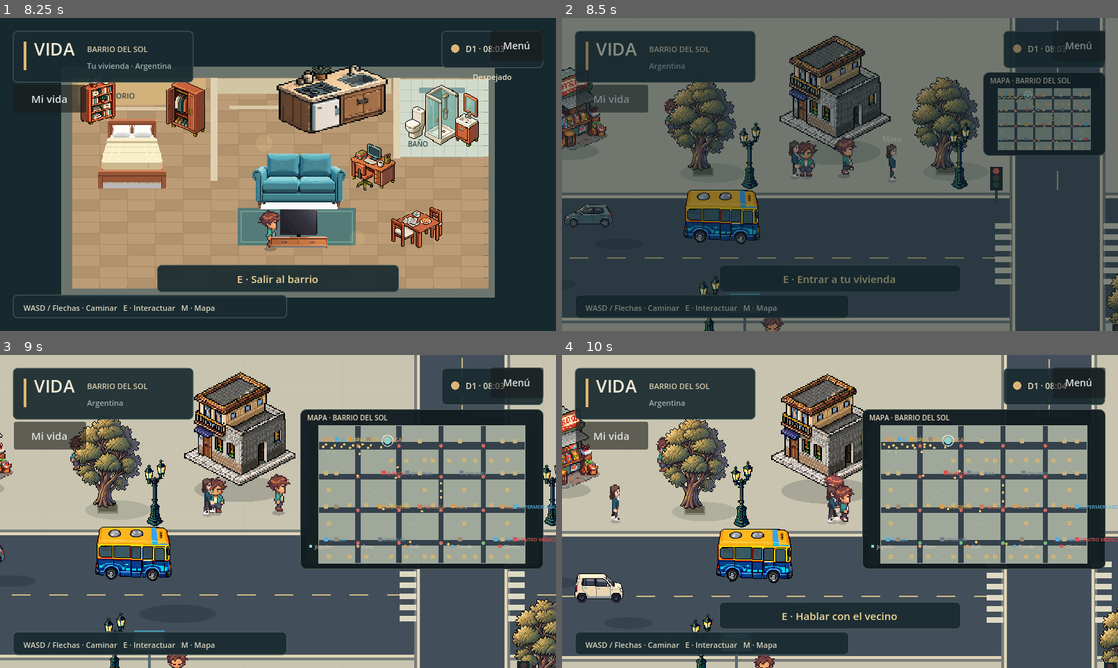
Above: before the commit, frames 1-4 (two rows, left to right).
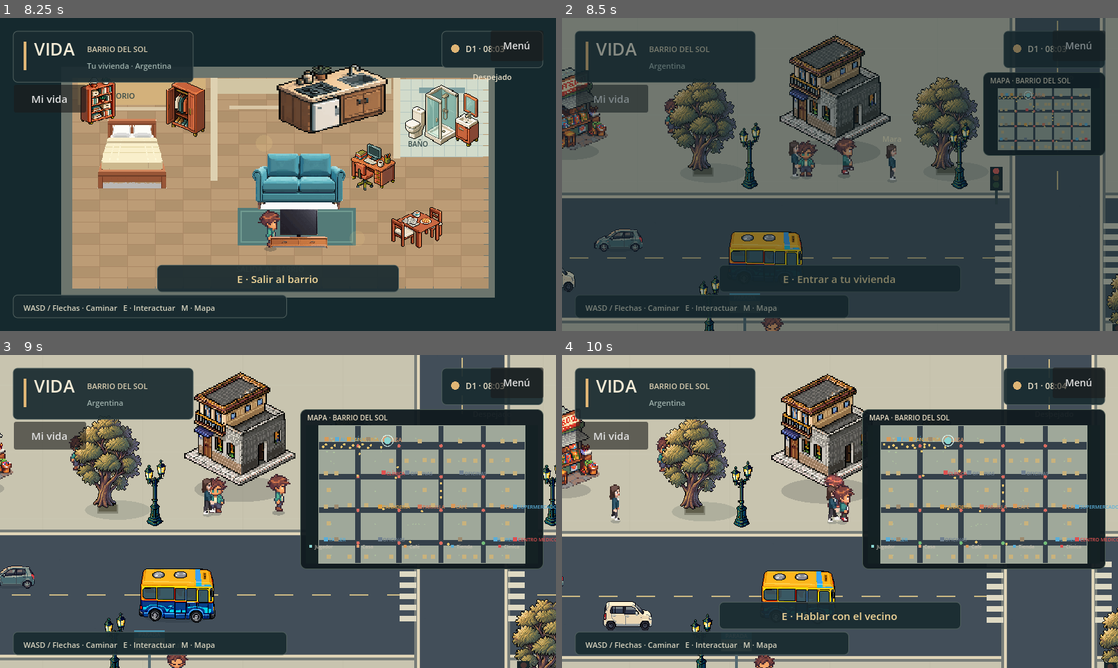
Above: after the commit, the same moments.

Repository: AgustinWojtyszyn/Life--simulador-de-vida
Game: Godot game, scene res://scenes/app.tscn
The game is run twice, just before and just after one commit, with the same random seed, the same clock (stepped at 60 frames per second) and the same inputs.
Inputs (mouse positions are in pixels of both pictures, inside the frame that each line leads up to):
- Up to frame 1 (8.25 s): click "Nueva vida" at 0.5 s; click "Comenzar mi vida" at 1.25 s; click "Mi vida" at 2 s; click "♫ Canción anterior" at 2.75 s; click "♫ Siguiente canción" at 3.5 s; click "Volver al barrio" at 4.25 s; click "Menú" at 5 s; tap Enter at 5.75 s; move the mouse to (400, 158) at 5.77 s; hold D (move_right) 5.78-6.5 s; tap E (interact) at 5.85 s; click (400, 158) at 5.92 s; click "Seguir jugando" at 6.5 s; drag from (166, 190) to (250, 237) at 7.27 s; tap Space at 8 s; move the mouse to (333, 105) at 8.02 s; hold D (move_right) from 8.03 s (still down); tap M at 8.1 s
- Up to frame 2 (8.5 s): keep holding D (move_right); tap E (interact) at 8.3 s
- Up to frame 3 (9 s): release D (move_right) at 8.75 s; drag from (483, 452) to (111, 464) at 8.77 s
- Up to frame 4 (10 s): move the mouse to (1006, 558) at 9.52 s; hold A (move_left) from 9.53 s (still down); tap E (interact) at 9.6 s

Frame 1 is identical in both runs. In frame 2, 3.2% of the frame differs, in the area x 0-44%, y 54-88%; in frame 3, 3.7%, in the area x 0-39%, y 54-86%; in frame 4, 3.7%.

Commit message:
fix: anchor directional traffic to its wheel plane

Diff:
--- a/scripts/city_vehicle.gd
+++ b/scripts/city_vehicle.gd
@@ -23,7 +23,6 @@
 var collider := CollisionShape2D.new()
 var facing_index := -1
 var motion_vector := Vector2.ZERO
-var body_height := 14.0
 var visual_scale := 1.0
 var braking := BRAKING
 var braking_sound_active := false
@@ -59,6 +58,7 @@
 	return facing
 
 static func has_directional_art(vehicle_model: String) -> bool:
+	vehicle_model = VehicleGrounding.art_model(vehicle_model)
 	for facing in DIRECTIONS:
 		if not ResourceLoader.exists("res://assets/vehicles/%s/%s.png" % [vehicle_model, facing]):
 			return false
@@ -73,8 +73,9 @@
 	add_child(sprite)
 	if has_directional_art(model):
 		for facing in DIRECTIONS:
-			var source := source_direction(model, facing)
-			var texture: Texture2D = load("res://assets/vehicles/%s/%s.png" % [model, source])
+			var family := VehicleGrounding.art_model(model)
+			var source := source_direction(family, facing)
+			var texture: Texture2D = load("res://assets/vehicles/%s/%s.png" % [family, source])
 			directional_art.append(texture)
 			art_bounds.append(texture.get_image().get_used_rect())
 	var driving := profile_for(model)
@@ -90,7 +91,6 @@
 	var shape := RectangleShape2D.new()
 	shape.size = Vector2(half_width * 2.0, 20)
 	collider.shape = shape
-	collider.position.y = -10
 	add_child(collider)
 	heading = 0.0 if direction > 0 else PI
 	if not route_points.is_empty():
@@ -98,6 +98,7 @@
 		progress = curve.get_closest_offset(position)
 		position = curve.sample_baked(progress)
 		heading = tangent(progress).angle()
+	collider.rotation = heading
 	update_art()
 
 func build_curve() -> void:
@@ -139,8 +140,9 @@
 			ahead = fposmod(ahead, route_length())
 		if ahead > 0 and absf(relative.cross(forward)) < 27.0:
 			# Increased minimum gap for better separation and progressive braking
-			var speed_factor: float = 1.0 + (current_speed / maxf(cruise_speed, 1.0)) * 0.5
-			var min_gap: float = (half_width + other.half_width + 30.0) * speed_factor
+			# Braking distance is already handled by safe_speed. A speed-dependent
+			# standstill gap makes the target move while braking and causes creep.
+			var min_gap: float = half_width + other.half_width + 30.0
 			gap = minf(gap, ahead - min_gap)
 	var pedestrians: Array[Node] = get_tree().get_nodes_in_group("city_residents")
 	if is_instance_valid(player):
@@ -148,7 +150,7 @@
 	for pedestrian in pedestrians:
 		if not pedestrian.is_visible_in_tree():
 			continue
-		var relative: Vector2 = pedestrian.position - (position - Vector2(0, 10))
+		var relative: Vector2 = pedestrian.position - position
 		var ahead := relative.dot(forward)
 		if ahead >= -half_width - 6.0 and absf(relative.cross(forward)) < 24.0:
 			gap = minf(gap, ahead - half_width - 20.0)
@@ -250,18 +252,15 @@
 		return
 	sprite.texture = directional_art[index]
 	sprite.flip_h = model == "suv" and DIRECTIONS[index] == "west"
-	sprite.region_enabled = true
-	sprite.region_rect = art_bounds[index]
-	sprite.scale = Vector2.ONE * visual_scale
-	# Keep the wheel contact point fixed while swapping directional PNGs.
-	# The offset centers the used-rect horizontally and anchors the bottom
-	# edge to the body so the car never appears to have a second car behind.
-	var bounds: Rect2 = art_bounds[index]
-	sprite.offset = Vector2(-bounds.position.x - bounds.size.x * 0.5, -bounds.size.y)
-	sprite.position = Vector2(0, -body_height)
+	VehicleGrounding.apply(sprite, model, index, art_bounds[index], visual_scale)
 
 func _draw() -> void:
-	var forward := forward_vector()
-	draw_set_transform(Vector2(1, -6), 0, Vector2(lerpf(0.42, 1.0, absf(forward.x)), lerpf(0.66, 0.24, absf(forward.x))))
-	draw_circle(Vector2.ZERO, half_width, Color(0.08, 0.13, 0.18, 0.26))
+	if facing_index < 0 or art_bounds.size() != 8: return
+	# Project the contact shadow from this frame, not the unprojected collider
+	# length: a north/south sprite is foreshortened by the authored camera.
+	var bounds := art_bounds[facing_index]
+	var ground_anchor := VehicleGrounding.anchor(model, facing_index, bounds)
+	var radii := Vector2(bounds.size.x * .42, bounds.size.y - ground_anchor.y) * visual_scale
+	draw_set_transform(Vector2.ZERO, 0, radii)
+	draw_circle(Vector2.ZERO, 1, Color(0.08, 0.13, 0.18, 0.20))
 	draw_set_transform(Vector2.ZERO)
--- /dev/null
+++ b/scripts/data/vehicle_grounding.gd
@@ -0,0 +1,36 @@
+class_name VehicleGrounding
+extends RefCounted
+
+# Ground-plane centre in the alpha-cropped frame, reviewed against wheel contacts.
+# E, SE, S, SW, W, NW, N, NE. PNG padding never enters this coordinate system.
+const ANCHORS := {
+	"compact": [Vector2(.5,.85), Vector2(.5,.70), Vector2(.5,.65), Vector2(.5,.70), Vector2(.5,.85), Vector2(.5,.70), Vector2(.5,.65), Vector2(.5,.70)],
+	"sedan": [Vector2(.5,.84), Vector2(.5,.70), Vector2(.5,.65), Vector2(.5,.70), Vector2(.5,.84), Vector2(.5,.70), Vector2(.5,.65), Vector2(.5,.70)],
+	"sports": [Vector2(.5,.83), Vector2(.5,.70), Vector2(.5,.65), Vector2(.5,.70), Vector2(.5,.83), Vector2(.5,.70), Vector2(.5,.65), Vector2(.5,.70)],
+	"van": [Vector2(.5,.89), Vector2(.5,.76), Vector2(.5,.69), Vector2(.5,.76), Vector2(.5,.89), Vector2(.5,.76), Vector2(.5,.69), Vector2(.5,.76)],
+	"colectivo": [Vector2(.5,.91), Vector2(.5,.79), Vector2(.5,.72), Vector2(.5,.79), Vector2(.5,.91), Vector2(.5,.79), Vector2(.5,.72), Vector2(.5,.79)],
+	"hatchback": [Vector2(.5,.88), Vector2(.5,.74), Vector2(.5,.67), Vector2(.5,.74), Vector2(.5,.88), Vector2(.5,.74), Vector2(.5,.67), Vector2(.5,.74)],
+	"pickup": [Vector2(.5,.87), Vector2(.5,.72), Vector2(.5,.65), Vector2(.5,.72), Vector2(.5,.87), Vector2(.5,.72), Vector2(.5,.65), Vector2(.5,.72)],
+	"suv": [Vector2(.5,.88), Vector2(.5,.74), Vector2(.5,.67), Vector2(.5,.74), Vector2(.5,.88), Vector2(.5,.74), Vector2(.5,.67), Vector2(.5,.74)],
+	"taxi": [Vector2(.5,.87), Vector2(.5,.72), Vector2(.5,.65), Vector2(.5,.72), Vector2(.5,.87), Vector2(.5,.72), Vector2(.5,.65), Vector2(.5,.72)],
+}
+
+static func art_model(model: String) -> String:
+	# Legacy classic frames contain multiple cars / repeated headings; truck is
+	# an incomplete atlas. Retain those assets, use complete art for moving bodies.
+	return {"classic": "sedan", "truck": "van"}.get(model, model)
+
+static func anchor(model: String, index: int, bounds: Rect2) -> Vector2:
+	var family := art_model(model)
+	assert(ANCHORS.has(family), "Vehicle needs reviewed ground anchors: " + model)
+	var normalized: Vector2 = ANCHORS[family][index]
+	assert(normalized.x >= .2 and normalized.x <= .8 and normalized.y >= .5 and normalized.y <= 1.0)
+	return normalized * bounds.size
+
+static func apply(sprite: Sprite2D, model: String, index: int, bounds: Rect2, scale_factor: float) -> void:
+	sprite.region_enabled = true
+	sprite.region_rect = bounds
+	sprite.centered = false
+	sprite.offset = -anchor(model, index, bounds)
+	sprite.position = Vector2.ZERO
+	sprite.scale = Vector2.ONE * scale_factor
--- /dev/null
+++ b/tests/vehicle_grounding_preview.gd
@@ -0,0 +1,56 @@
+extends SceneTree
+
+func _initialize() -> void:
+	call_deferred("run")
+func capture(path: String) -> void:
+	for frame in 4: await process_frame
+	await RenderingServer.frame_post_draw
+	root.get_texture().get_image().save_png(path)
+func run() -> void:
+	DirAccess.make_dir_recursive_absolute("res://build/grounding")
+	root.size = Vector2i(1280, 720)
+	var board := Node2D.new()
+	board.scale = Vector2.ONE * .625
+	root.add_child(board)
+	var pavement := Polygon2D.new()
+	pavement.polygon = PackedVector2Array([Vector2.ZERO, Vector2(1280,0), Vector2(1280,720), Vector2(0,720)])
+	pavement.color = Color("404c55")
+	board.add_child(pavement)
+	var models := ["compact", "sedan", "sports", "van", "colectivo"]
+	for row in models.size():
+		for col in 8:
+			var car = load("res://scripts/city_vehicle.gd").new()
+			car.model = models[row]
+			car.position = Vector2(80 + col * 160, 110 + row * 135)
+			board.add_child(car)
+			car.set_physics_process(false)
+			car.heading = col * PI / 4
+			car.update_art()
+			car.queue_redraw()
+			var label := Label.new()
+			label.text = models[row] + " " + str(col)
+			label.position = car.position + Vector2(-65, 20)
+			board.add_child(label)
+	await capture("res://build/grounding/directions.png")
+	board.queue_free()
+	await process_frame
+	var wm := root.get_node("WorldManager")
+	wm.location = "street"
+	root.get_node("InputManager").touch_enabled = true
+	root.size = Vector2i(960, 540)
+	var world = load("res://scenes/playground.tscn").instantiate()
+	root.add_child(world)
+	var bus = world.get_node("Colectivo")
+	var player = world.get_node("Player")
+	for step in 3:
+		bus.progress = bus.curve.get_baked_length() * (.1 + step * .28)
+		bus.position = bus.curve.sample_baked(bus.progress)
+		bus.heading = bus.tangent(bus.progress).angle()
+		bus.update_art()
+		player.position = bus.position + Vector2(0, -90)
+		player.get_node("Camera2D").reset_smoothing()
+		for frame in 20: await physics_frame
+		await capture("res://build/grounding/landscape-bus-%d.png" % step)
+	world.queue_free()
+	await process_frame
+	quit()
--- /dev/null
+++ b/tests/vehicle_grounding_test.gd
@@ -0,0 +1,45 @@
+extends SceneTree
+
+var failures := 0
+func _initialize() -> void:
+	call_deferred("run")
+func check(ok: bool, message: String) -> void:
+	if not ok:
+		failures += 1
+		push_error(message)
+func run() -> void:
+	for model in ["compact", "sedan", "sports", "van", "colectivo", "pickup", "suv", "taxi", "hatchback", "classic", "truck"]:
+		var car = load("res://scripts/city_vehicle.gd").new()
+		car.model = model
+		car.position = Vector2(300, 500)
+		root.add_child(car)
+		car.set_physics_process(false)
+		for i in 8:
+			car.heading = i * PI / 4
+			car.update_art()
+			var rect: Rect2 = car.sprite.get_rect()
+			var anchor: Vector2 = VehicleGrounding.anchor(model, i, car.art_bounds[i])
+			check(car.sprite.to_global(rect.position + anchor).distance_to(car.global_position) < .001, model + ": wheel plane must follow logical body")
+			check(absf(rect.get_center().x * car.visual_scale) < .01, model + ": no lateral padding displacement")
+			check(car.sprite.position == Vector2.ZERO and car.sprite.rotation == 0, "No artificial lift/rotation")
+			check(car.collider.position == Vector2.ZERO, "Collision shares wheel-plane origin")
+			check(rect.size.x > 0 and car.visual_scale > 0 and car.visual_scale < 4, "Valid frame / scale")
+		car.route_points.assign([Vector2(300, 500), Vector2(700, 500), Vector2(700, 900), Vector2(300, 900)])
+		car.build_curve()
+		var seen := {}
+		for step in 600:
+			car.cached_gap = 10000
+			car.proximity_clock = 10000
+			car._physics_process(.05)
+			seen[car.facing_index] = true
+			check(car.position.distance_to(car.curve.sample_baked(car.progress)) < .01, "No visual correction may displace route")
+			check(car.collider.rotation == car.heading, "Footprint follows turn")
+		check(seen.size() == 8, model + ": all turn headings exercised")
+		car.cached_gap = 0
+		for step in 100: car._physics_process(.05)
+		var stopped: Vector2 = car.position
+		car._physics_process(.05)
+		check(car.current_speed == 0 and car.position == stopped, "Stopped wheels remain anchored")
+		car.free()
+	print("VEHICLE GROUNDING: ", failures, " failures")
+	quit(1 if failures else 0)
Not shown, added: scripts/data/vehicle_grounding.gd.uid
Not shown, added: tests/vehicle_grounding_test.gd.uid
